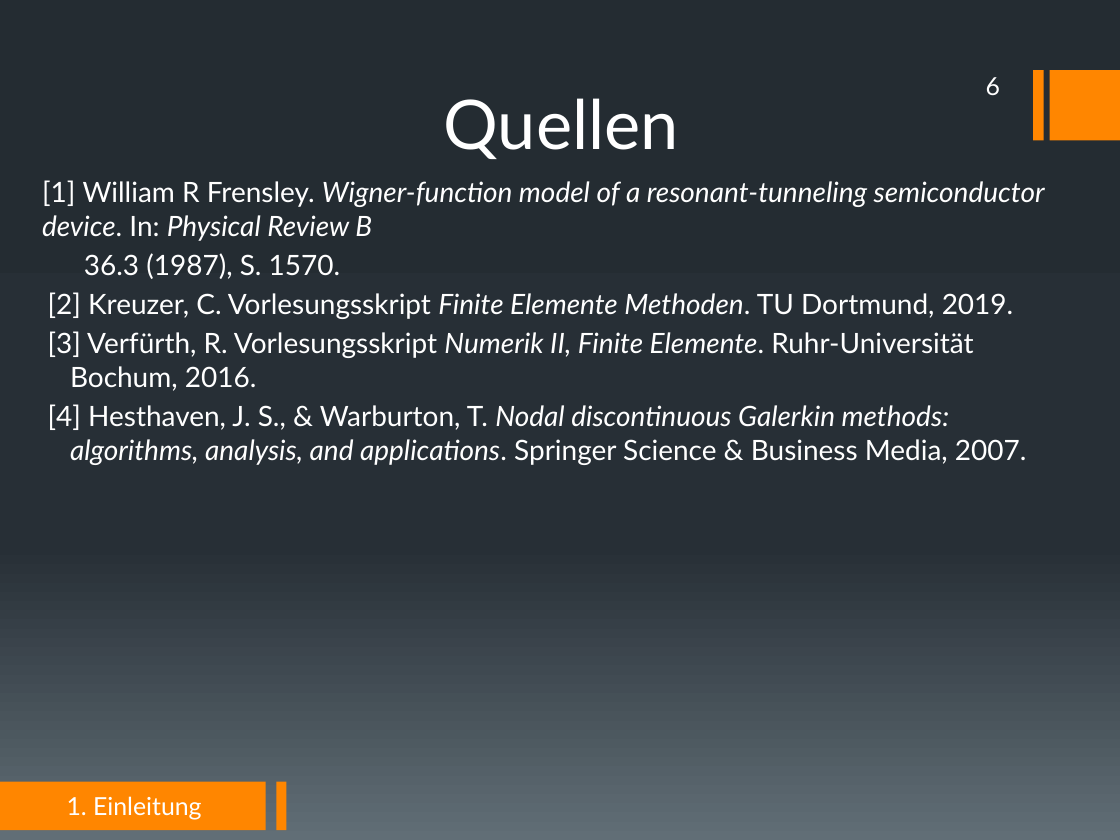
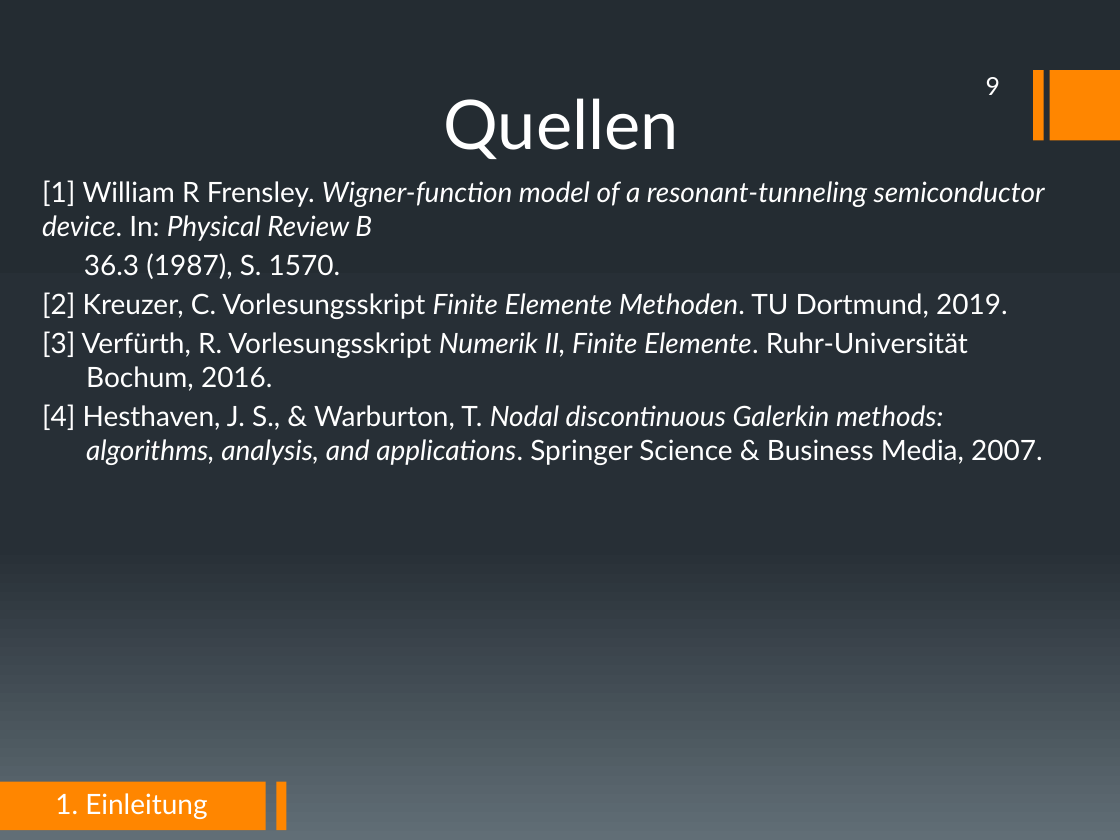
Before and after one commit to DerKleineGauss/Masterarbeit, a slide deck: slide 9 of Abschlussvortrag/Präsentation.pptx (slide 6 before the commit). Drawn at 1120x840 pixels with LibreOffice and Linux fonts; fonts in the diff are those of the drawing. Boxes give left, top, right and bottom in pixels: in the first picture for what was removed or moved away, otherwise in the second. Text is boxed around its words. In the diff, an @@ line names an element or a change of style, - is before the commit and + after.

```diff
--- a/Abschlussvortrag/Präsentation.pptx
+++ b/Abschlussvortrag/Präsentation.pptx
@@ page number at box(986, 77, 1000, 95): text changed @@
-6
+9
@@ text at box(42, 292, 1043, 465): indent changed @@
@@ text added at box(55, 793, 207, 819), 18 pt, text #FFFFFF @@
+1. Einleitung
@@ text removed at box(67, 796, 201, 820) @@
-1. Einleitung
```
Also in this commit, not shown: 3 other slides changed, 4 slides added, 1 slide removed, 3 other files.
